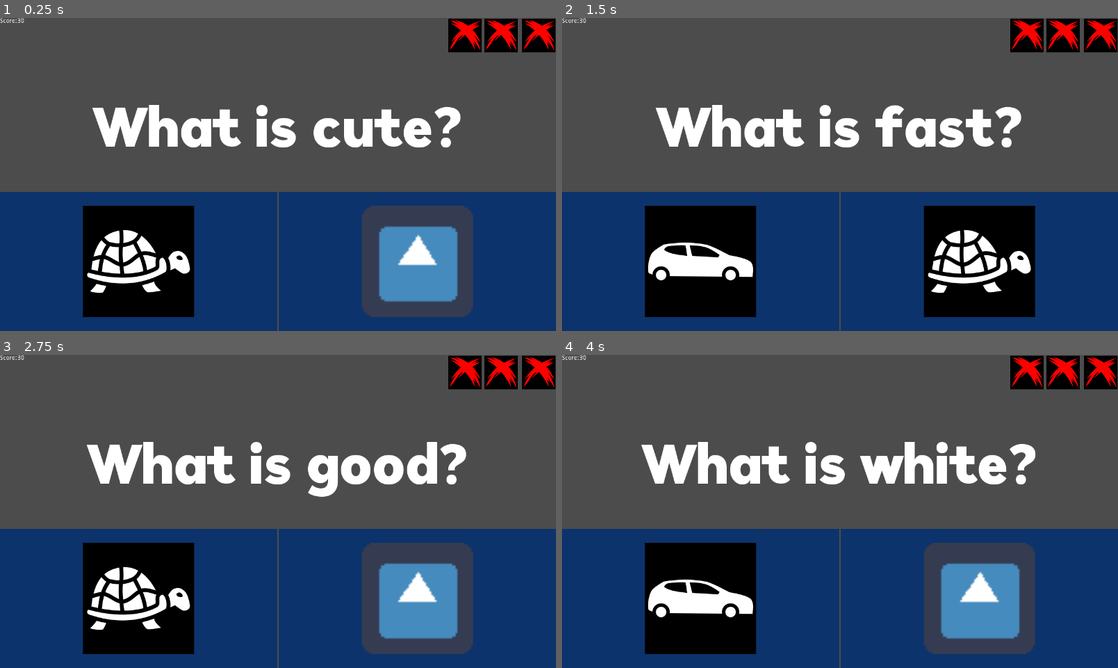
Above: before the commit, frames 1-4 (two rows, left to right).
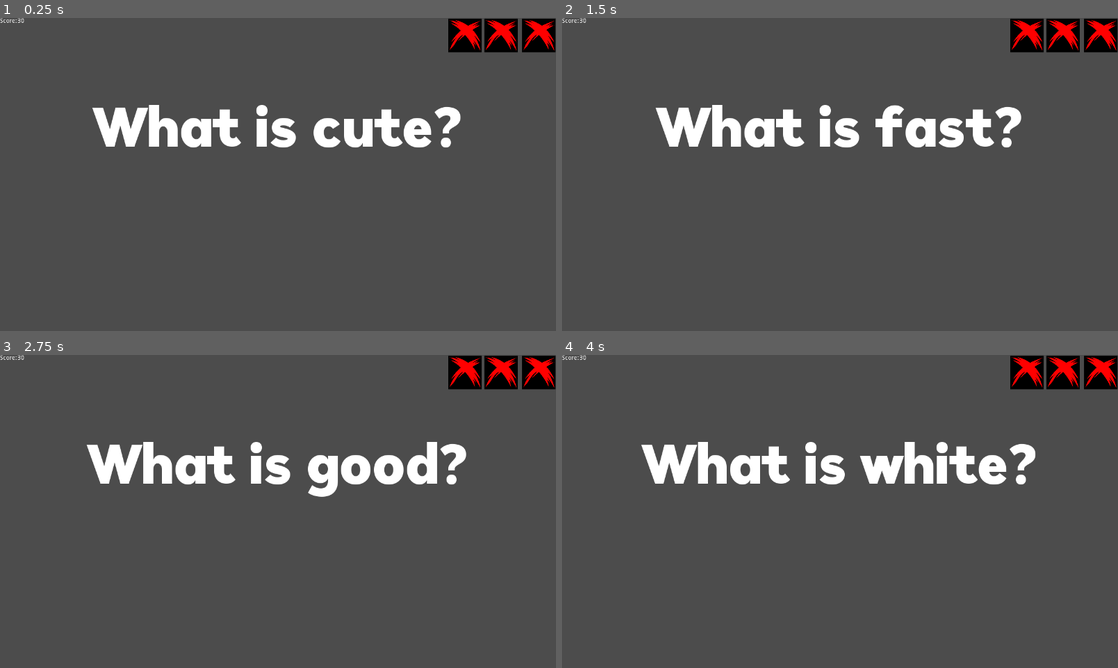
Above: after the commit, the same moments.

Repository: szymon112233/Filmufkapro
Game: Godot game, scene res://Main.tscn
Same seed, same stepped clock (60 frames per second), same inputs: the game is played once before the commit and once after it. The engine's default icon, where the game draws it, is replaced by a stand-in: a white triangle on a blue panel in a dark square.
Inputs:
- Up to frame 1 (0.25 s): no input
- Up to frame 2 (1.5 s): tap Enter at 0.5 s; hold Right (right_option) 0.53-1.28 s; tap Space at 1.25 s; hold Left (left_option) from 1.28 s (still down)
- Up to frame 3 (2.75 s): tap Enter at 2 s; release Left (left_option) at 2.03 s; hold Right (right_option) from 2.03 s (still down)
- Up to frame 4 (4 s): tap Space at 3.5 s; release Right (right_option) at 3.53 s; hold Left (left_option) from 3.53 s (still down)

The runs differ from the first frame. In frame 1, 41% of the frame differs, in the area x 0-100%, y 55-100%; in frame 2, 44%; in frame 3, 41%; in frame 4, 41%.

Commit message:
Showing UI elements with beats.

Diff:
--- a/Scripts/MainUIManager.gd
+++ b/Scripts/MainUIManager.gd
@@ -15,7 +15,18 @@
 	var option2Image = get_node(PathToOption2).get_node("ColorRect/TextureRect") as TextureRect
 	option2Image.texture = question.Choice2.Icon
 
+	get_node(PathToQuestionLabel).hide()
+	get_node(PathToOption1).hide()
+	get_node(PathToOption2).hide()
+
 
 func _on_QuizManager_BeatPlayed(beatIndex):
-	# Show UI content here
 	print(beatIndex)
+
+	match beatIndex:
+		0:
+			get_node(PathToQuestionLabel).show()
+		4:
+			get_node(PathToOption1).show()
+		5:
+			get_node(PathToOption2).show()
